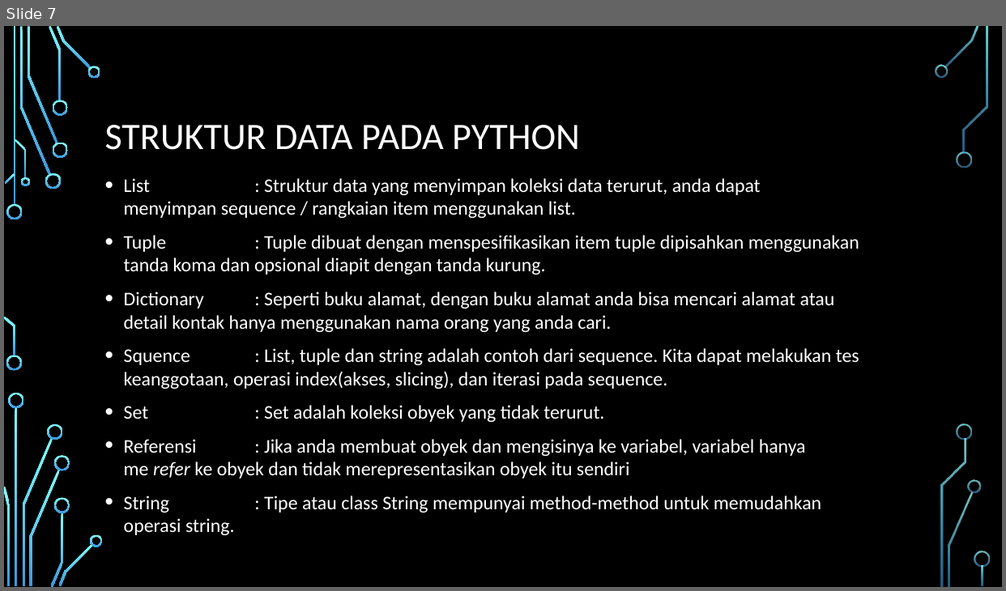
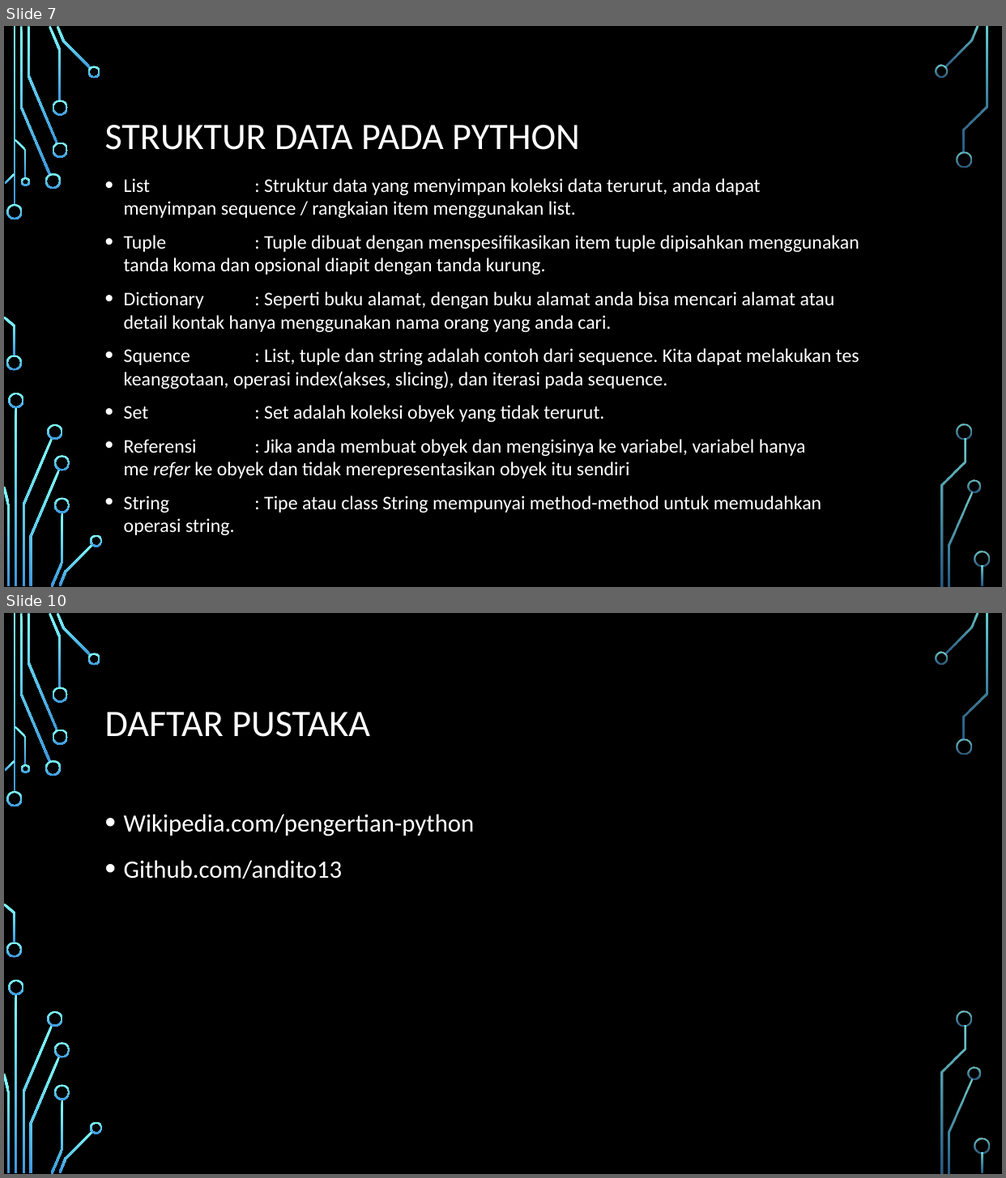
Before and after one commit to dendhihar/Pengantar-Deep-Learning, a slide deck: PPT Python.pptx. Shown one above the other, each under a label of ours: slide 7 before the commit, slides 7 and 10 after it; the slides between them are not shown. The pictures are 1006x591 and 1006x1178 pixels, drawn with LibreOffice and Linux fonts; fonts in the diff are those of the drawing; background and template pictures are left out. Boxes give left, top, right and bottom in pixels: in the first picture for what was removed or moved away, otherwise in the second. Text is boxed around its words. In the diff, an @@ line names an element or a change of style, - is before the commit and + after.

```diff
--- a/PPT Python.pptx
+++ b/PPT Python.pptx
@@ slide 10 added at (x1=4, y1=613, x2=1002, y2=1174), background picture (left out); not listed: 36 template elements that a slide beside it also shows @@
@@ title added at (x1=105, y1=712, x2=370, y2=737), 36 pt, text #FFFFFF @@
+DAFTAR PUSTAKA
@@ text added at (x1=124, y1=814, x2=475, y2=879), 24 pt, text #FFFFFF @@
+• Wikipedia.com/pengertian-python
+• Github.com/andito13
```
Also in this commit, not shown: 2 other slides added.
